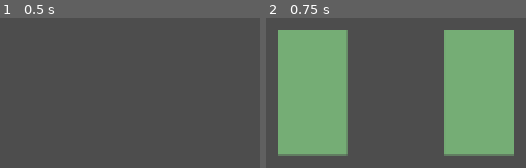
Above: before the commit, frames 1-2 (left to right).
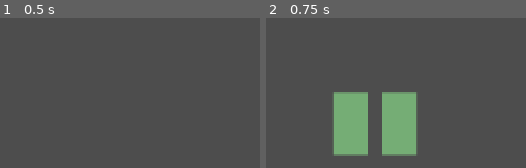
Above: after the commit, the same moments.

Repository: TytoCorvus/WebFighter
Game: Godot game, scene res://src/scenes/root.tscn
Two runs of this game, one before a commit and one after it. Both use one fixed random seed, a clock stepped at 60 frames per second and the inputs below.
Inputs:
- Up to frame 1 (0.5 s): no input
- Up to frame 2 (0.75 s): tap Enter at 0.5 s; tap Right (Advance frame) at 0.6 s

Frame 1 is identical in both runs. In frame 2, 52% of the frame differs, in the area x 4-96%, y 8-92%.

Commit message:
Fixed collision reverse issue with some hideous code

Diff:
--- a/webfighter/src/scenes/interactable_entity.tscn
+++ b/webfighter/src/scenes/interactable_entity.tscn
@@ -4,7 +4,6 @@
 [ext_resource type="Script" path="res://src/scripts/box_visualizer.gd" id="2_yrptr"]
 
 [node name="InteractableEntity" type="Node2D"]
-scale = Vector2(10, 10)
 script = ExtResource("1_nqxp1")
 
 [node name="Visualizer" type="Node2D" parent="."]
--- a/webfighter/src/scenes/root.tscn
+++ b/webfighter/src/scenes/root.tscn
@@ -7,6 +7,7 @@
 script = ExtResource("1_4m4uq")
 
 [node name="Camera2D" type="Camera2D" parent="."]
+zoom = Vector2(5, 5)
 
 [node name="CollisionManager" type="Node2D" parent="."]
 script = ExtResource("2_4muo8")
--- a/webfighter/src/scripts/base_entity.gd
+++ b/webfighter/src/scripts/base_entity.gd
@@ -29,11 +29,13 @@
 		render()
 
 func render():
-	var interactable = test_action.get_interactable(scale.x < 0)
+	var interactable = test_action.get_interactable(false)
 	interactable.position_offset = position
 	$Visualizer.set_interactable(interactable, test_action.current_frame)
 	$Visualizer.queue_redraw()
-	current_interactable = interactable
+	var collision_interactable = test_action.get_interactable(scale.x < 0)
+	collision_interactable.position_offset = position
+	current_interactable = collision_interactable
 
 func get_interactable() -> Interactable:
 	return current_interactable
--- a/webfighter/src/scripts/box_visualizer.gd
+++ b/webfighter/src/scripts/box_visualizer.gd
@@ -16,10 +16,10 @@
 func _draw() -> void:
 	if interactable != null:
 		for box in interactable.hitboxes:
-			draw_rect(Rect2(), Color(Color.DARK_RED, 0.6))
+			draw_rect(box.as_rect(scale), Color(Color.DARK_RED, 0.6))
 			# draw_rect(Rect2(box.offset, box.area), Color(Color.DARK_RED, 0.6))
 		for box in interactable.hurtboxes:
-			draw_rect(Rect2(box.offset, box.area), Color(Color.LIGHT_GREEN, 0.6))
+			draw_rect(box.as_rect(scale), Color(Color.LIGHT_GREEN, 0.6))
 
 		# var message = "%d" % current_frame
 		# draw_string(default_font, Vector2.UP * 20 + Vector2.LEFT * 40, message, HORIZONTAL_ALIGNMENT_CENTER, -1, 8, Color.WHITE_SMOKE)
--- a/webfighter/src/scripts/classes/FrameBox.gd
+++ b/webfighter/src/scripts/classes/FrameBox.gd
@@ -21,5 +21,11 @@
 func is_active(frame: int) -> bool:
 	return frame >= startFrame && frame <= endFrame
 
+func as_rect(scale: Vector2) -> Rect2:
+	var min_x = min((offset.x + area.x) * scale.x, offset.x * scale.x)
+	var min_y = min((offset.y + area.y) * scale.y, offset.y * scale.y)
+
+	return Rect2(min_x, min_y, abs(area.x * scale.x), abs(area.y * scale.y))
+
 func _to_string() -> String:
 	return "Start: %d, End: %d, Position: (%d,%d), Area: (%d,%d)" % [startFrame,endFrame,offset.x,offset.y,area.x,area.y]
--- a/webfighter/src/scripts/collision_manager.gd
+++ b/webfighter/src/scripts/collision_manager.gd
@@ -8,8 +8,8 @@
 # Called when the node enters the scene tree for the first time.
 func _ready() -> void:
 	root = get_tree().get_root()
-	p1 = BaseEntity.create_new(Vector2(-60,0), 1, "Player 1")
-	p2 = BaseEntity.create_new(Vector2(60,0), -1, "Player 2")
+	p1 = BaseEntity.create_new(Vector2(-5,0), 1, "Player 1")
+	p2 = BaseEntity.create_new(Vector2(5,0), -1, "Player 2")
 	add_child(p1)
 	add_child(p2)
 
Binary file changed: webfighter/src/action_lib/basic_action.end.translation
Binary file changed: webfighter/src/action_lib/basic_action.height.translation
Binary file changed: webfighter/src/action_lib/basic_action.min.translation
Binary file changed: webfighter/src/action_lib/basic_action.start.translation
Binary file changed: webfighter/src/action_lib/basic_action.width.translation
